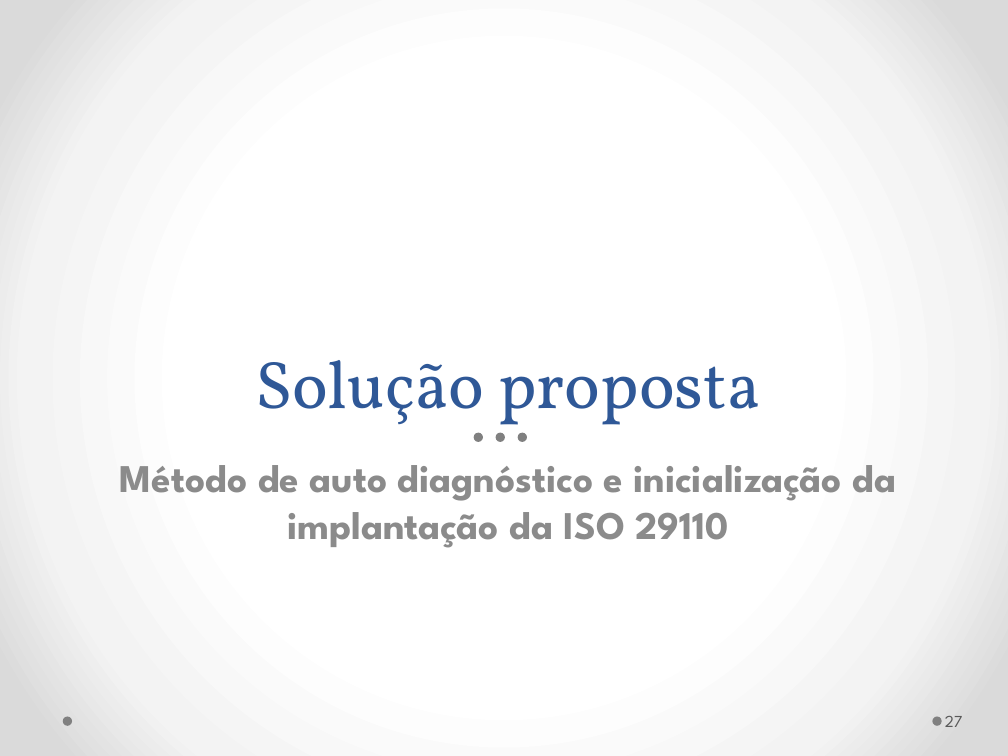
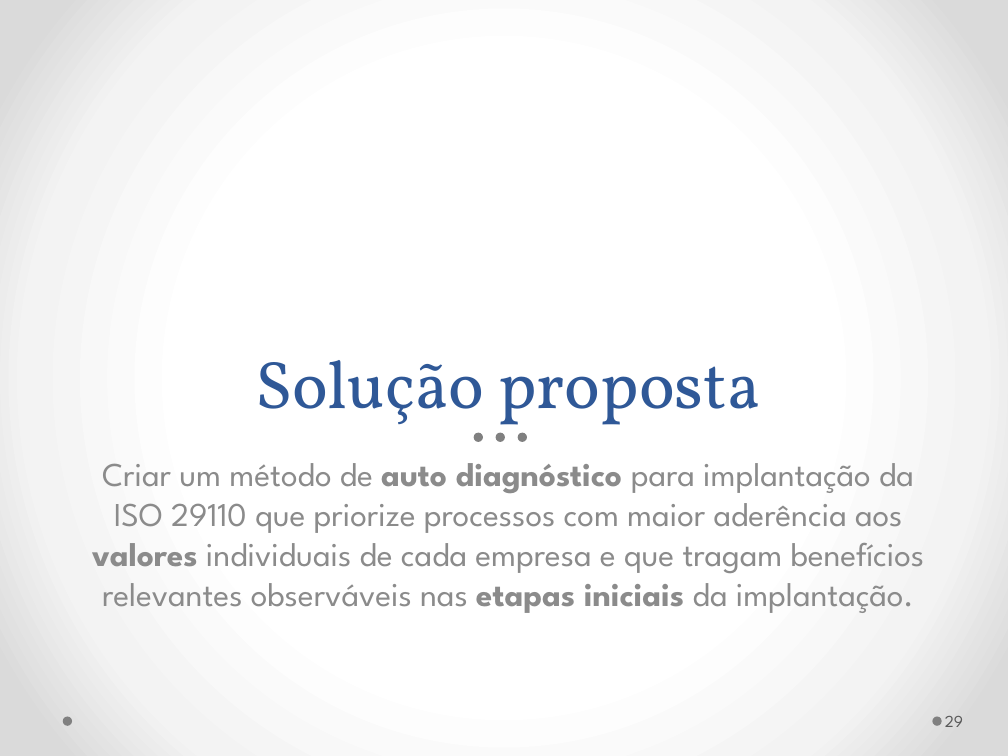
Before and after one commit to gmafonso/mestrado, a slide deck: slide 29 of Seminário/Seminário Dissertação Gladistone 2.pptx (slide 27 before the commit). Drawn at 1008x756 pixels with LibreOffice and Linux fonts; fonts in the diff are those of the drawing. Boxes give left, top, right and bottom in pixels: in the first picture for what was removed or moved away, otherwise in the second. Text is boxed around its words. In the diff, an @@ line names an element or a change of style, - is before the commit and + after.

```diff
--- a/Seminário/Seminário Dissertação Gladistone 2.pptx
+++ b/Seminário/Seminário Dissertação Gladistone 2.pptx
@@ text at (x1=92, y1=463, x2=925, y2=613): text changed; size 28 to 23.8 pt; bold off @@
-Método de auto diagnóstico e inicialização da implantação da ISO 29110
+Criar um método de auto diagnóstico para implantação da ISO 29110 que priorize processos com maior aderência aos valores individuais de cada empresa e que tragam benefícios relevantes observáveis nas etapas iniciais da implantação.
@@ page number at (x1=945, y1=716, x2=963, y2=727): text changed @@
-27
+29
```
Also in this commit, not shown: 7 other slides changed, 14 slides added, 1 slide removed, 7 other files.
